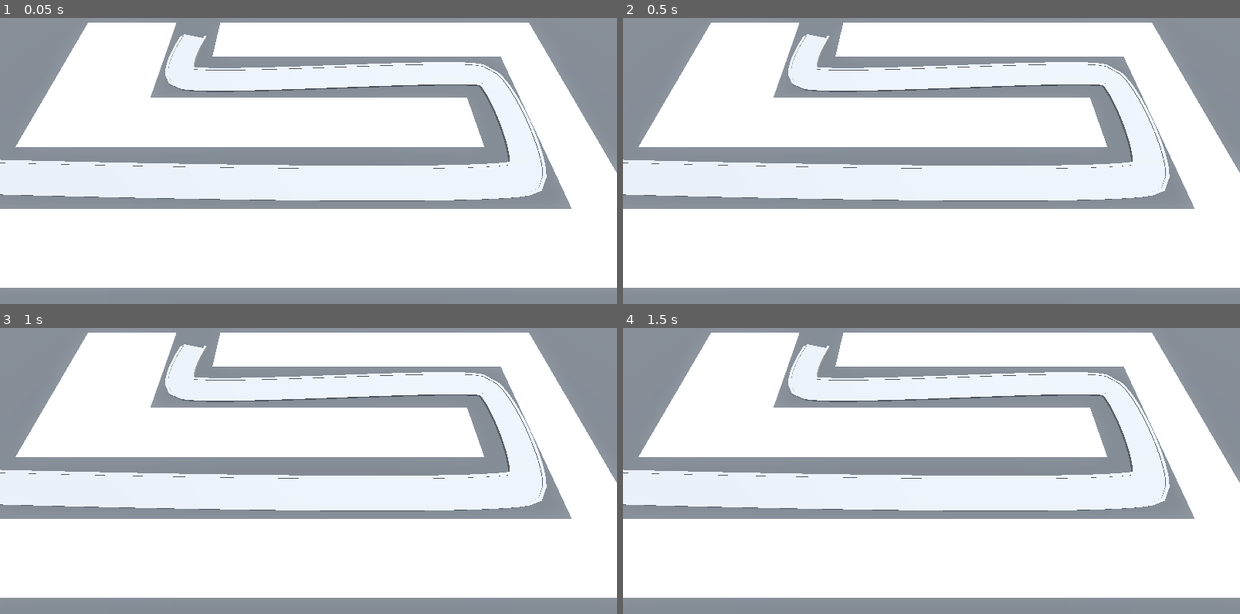
Above: before the commit, frames 1-4 (two rows, left to right).
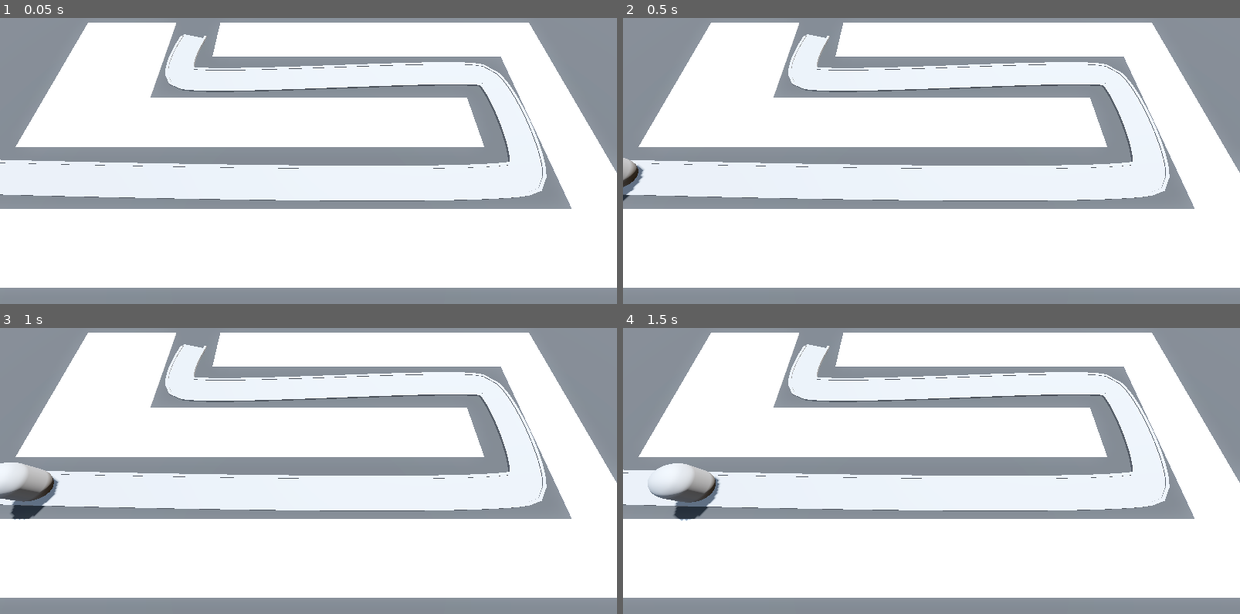
Above: after the commit, the same moments.

Repository: yubinex/barbarian-blaster
Game: Godot game, scene res://base_level.tscn
The game is run twice, just before and just after one commit, with the same random seed, the same clock (stepped at 60 frames per second) and the same inputs. Before the commit the project has no main scene; this scene is started directly in both runs.
Inputs:
- Up to frame 1 (0.05 s): no input
- Up to frame 2 (0.5 s): no input
- Up to frame 3 (1 s): no input
- Up to frame 4 (1.5 s): no input

Frame 1 is identical in both runs. In frame 2, 0.3% of the frame differs, in the area x 0-4%, y 48-65%; in frame 3, 1.2%; in frame 4, 1.2%, in the area x 4-16%, y 47-68%.

Commit message:
feat: Add enemy and set main scene
- Creates a new enemy scene and adds it to the base level.
- Configures the base level as the main scene to run on project start.

Diff:
--- a/base_level.tscn
+++ b/base_level.tscn
@@ -1,6 +1,7 @@
-[gd_scene load_steps=7 format=3 uid="uid://d2e48pkiue05b"]
+[gd_scene load_steps=8 format=3 uid="uid://d2e48pkiue05b"]
 
 [ext_resource type="MeshLibrary" uid="uid://bjxqm8dl62vpq" path="res://mesh_libraries/space_library.tres" id="1_bo3yr"]
+[ext_resource type="PackedScene" uid="uid://cjjp0ktvuwklo" path="res://enemy/enemy.tscn" id="2_5vx1e"]
 
 [sub_resource type="ProceduralSkyMaterial" id="ProceduralSkyMaterial_4sal3"]
 sky_horizon_color = Color(0.662243, 0.671743, 0.686743, 1)
@@ -94,3 +95,6 @@
 path_continuous_u = true
 path_u_distance = 1.0
 path_joined = false
+
+[node name="Enemy" parent="Path3D" instance=ExtResource("2_5vx1e")]
+transform = Transform3D(9.38923e-05, 0, -0.99999, 0, 1, 0, 0.99999, 0, 9.38922e-05, -21.8928, 0, 6.00543)
--- /dev/null
+++ b/enemy/enemy.gd
@@ -0,0 +1,9 @@
+extends PathFollow3D
+
+
+@export var speed: float = 5
+
+
+# Called every frame. 'delta' is the elapsed time since the previous frame.
+func _process(delta: float) -> void:
+	progress +=  delta * speed
--- /dev/null
+++ b/enemy/enemy.tscn
@@ -0,0 +1,16 @@
+[gd_scene load_steps=3 format=3 uid="uid://cjjp0ktvuwklo"]
+
+[ext_resource type="Script" uid="uid://bqbwi4dbeuycv" path="res://enemy/enemy.gd" id="1_2mvqj"]
+
+[sub_resource type="CapsuleMesh" id="CapsuleMesh_scxef"]
+radius = 1.0
+height = 3.0
+
+[node name="Enemy" type="PathFollow3D"]
+transform = Transform3D(9.38923e-05, 0, -0.99999, 0, 1, 0, 0.99999, 0, 9.38922e-05, 0, 0, 0)
+loop = false
+script = ExtResource("1_2mvqj")
+
+[node name="MeshInstance3D" type="MeshInstance3D" parent="."]
+transform = Transform3D(1, 0, 0, 0, 1, 0, 0, 0, 1, 0, 1.5, 0)
+mesh = SubResource("CapsuleMesh_scxef")
--- a/project.godot
+++ b/project.godot
@@ -11,5 +11,6 @@
 [application]
 
 config/name="barbarian-blaster"
+run/main_scene="uid://d2e48pkiue05b"
 config/features=PackedStringArray("4.4", "Forward Plus")
 config/icon="res://icon.svg"
Not shown, added: enemy/enemy.gd.uid
